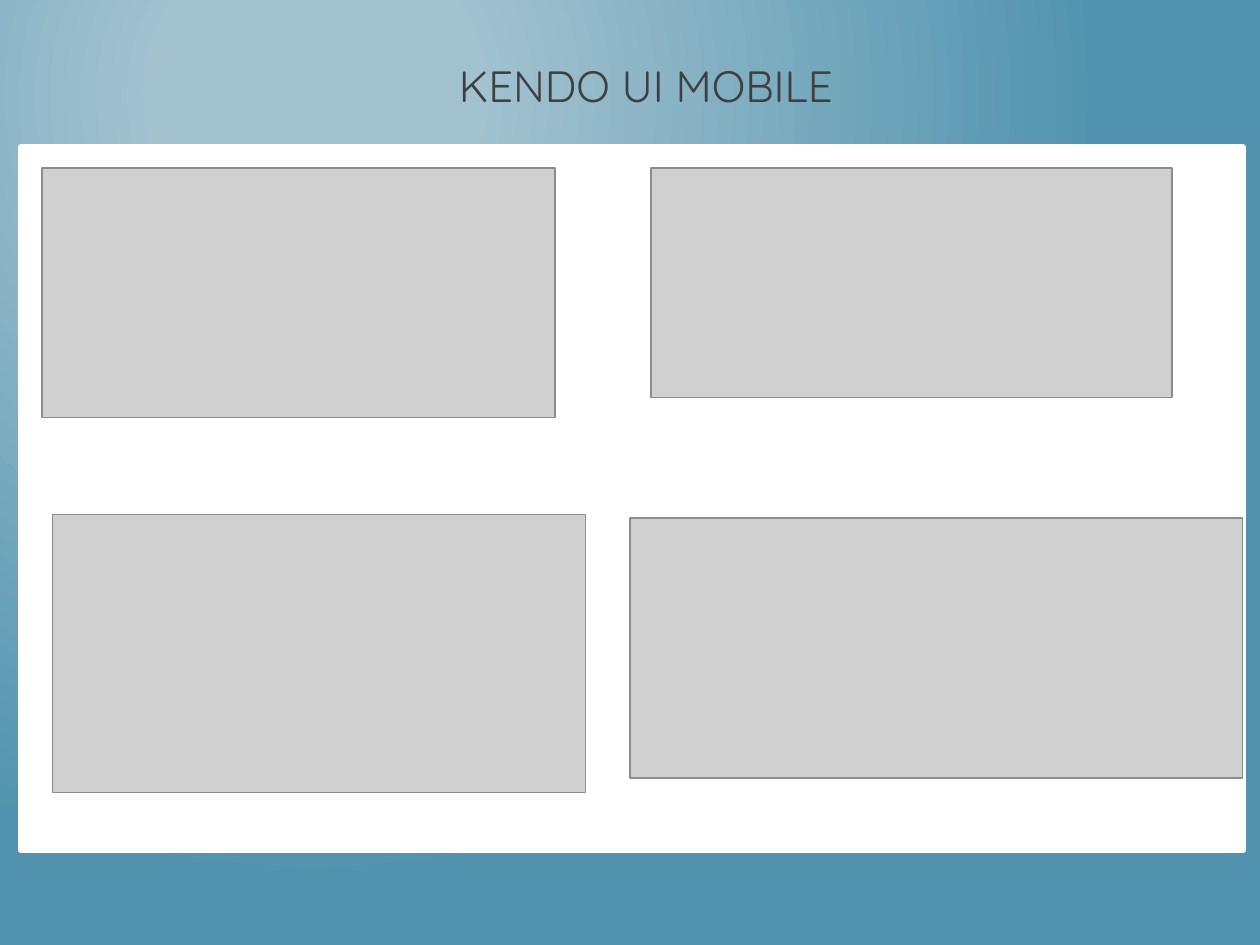
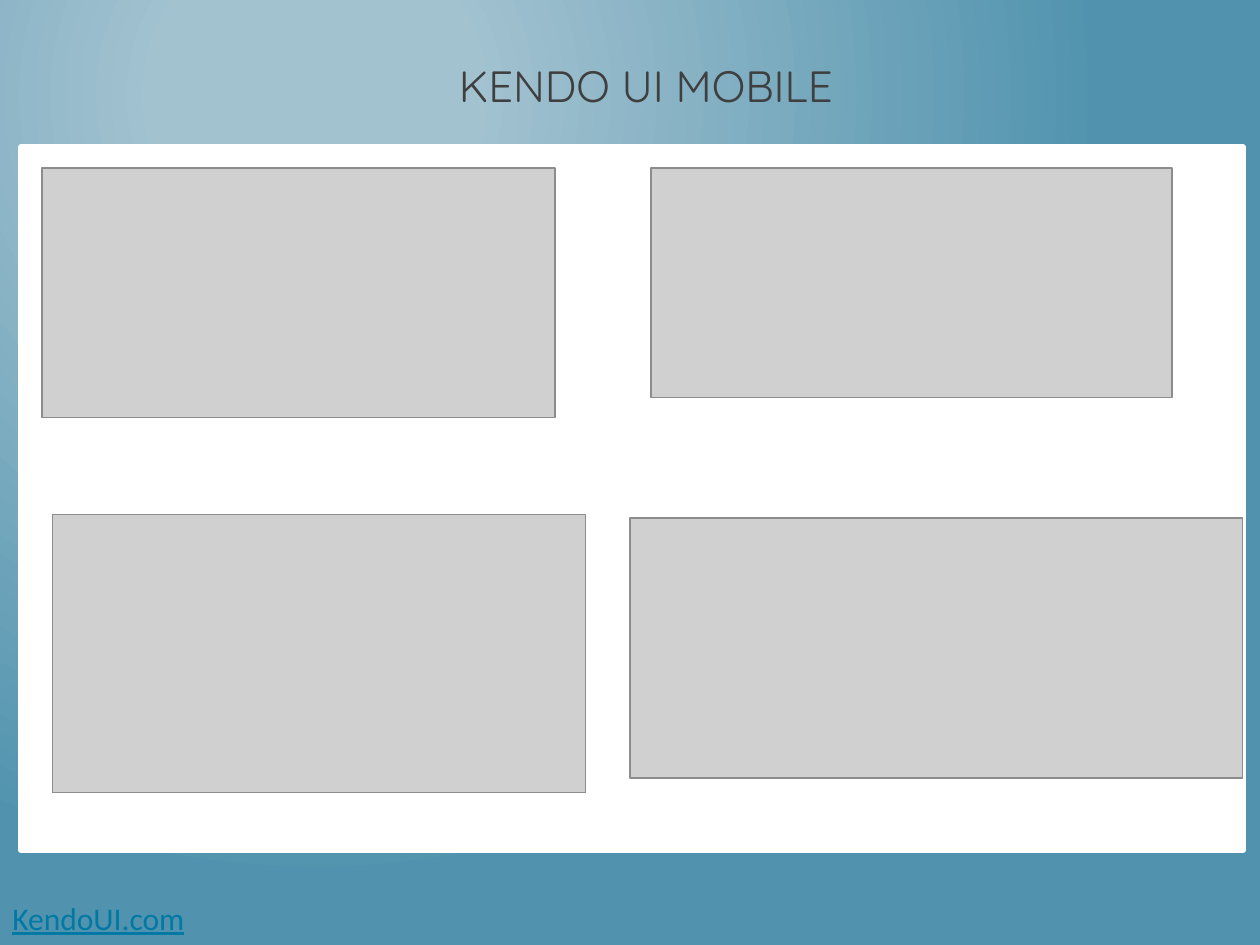
Before and after one commit to dotNetkow/Presentations, a slide deck: slide 15 of 2014-08-11 That Conference - Hybrid Apps/Building PhoneGap Mobile App w KendoUI.pptx (slide 14 before the commit). Drawn at 1260x945 pixels with LibreOffice and Linux fonts; fonts in the diff are those of the drawing; grey boxes stand for pictures. Boxes give left, top, right and bottom in pixels: in the first picture for what was removed or moved away, otherwise in the second. Text is boxed around its words. In the diff, an @@ line names an element or a change of style, - is before the commit and + after.

```diff
--- a/2014-08-11 That Conference - Hybrid Apps/Building PhoneGap Mobile App w KendoUI.pptx
+++ b/2014-08-11 That Conference - Hybrid Apps/Building PhoneGap Mobile App w KendoUI.pptx
@@ text added at box(12, 908, 184, 935), 18 pt, text #0079A4, underline @@
+KendoUI.com
```
Also in this commit, not shown: 6 other slides changed, 1 slide added, 1 other file.
